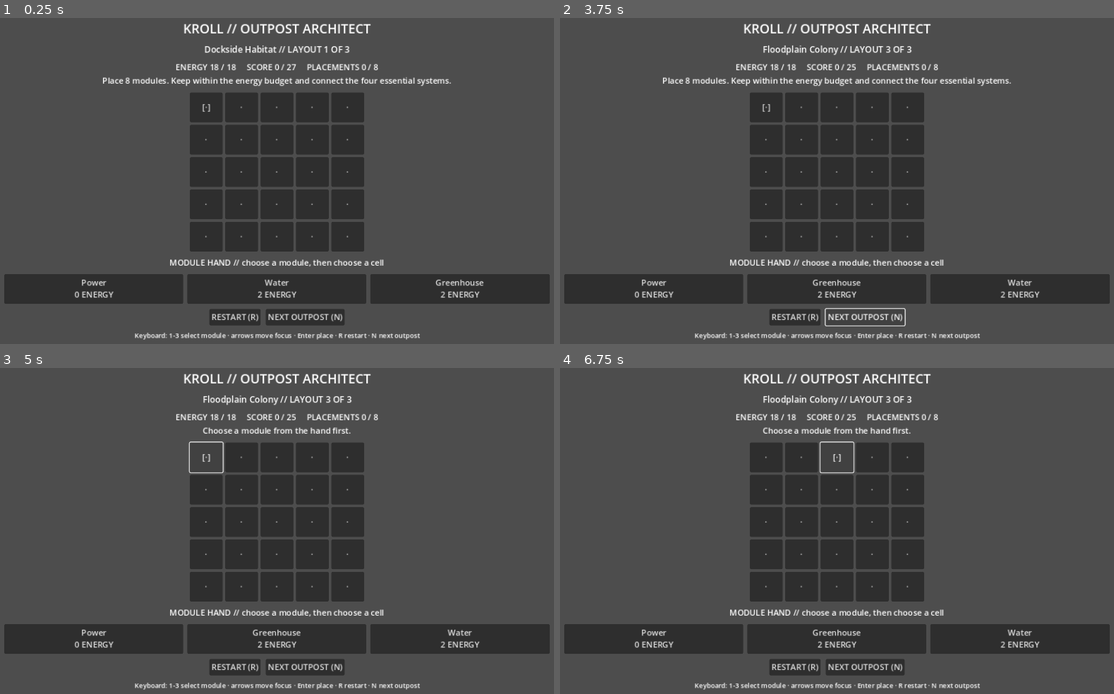
Above: before the commit, frames 1-4 (two rows, left to right).
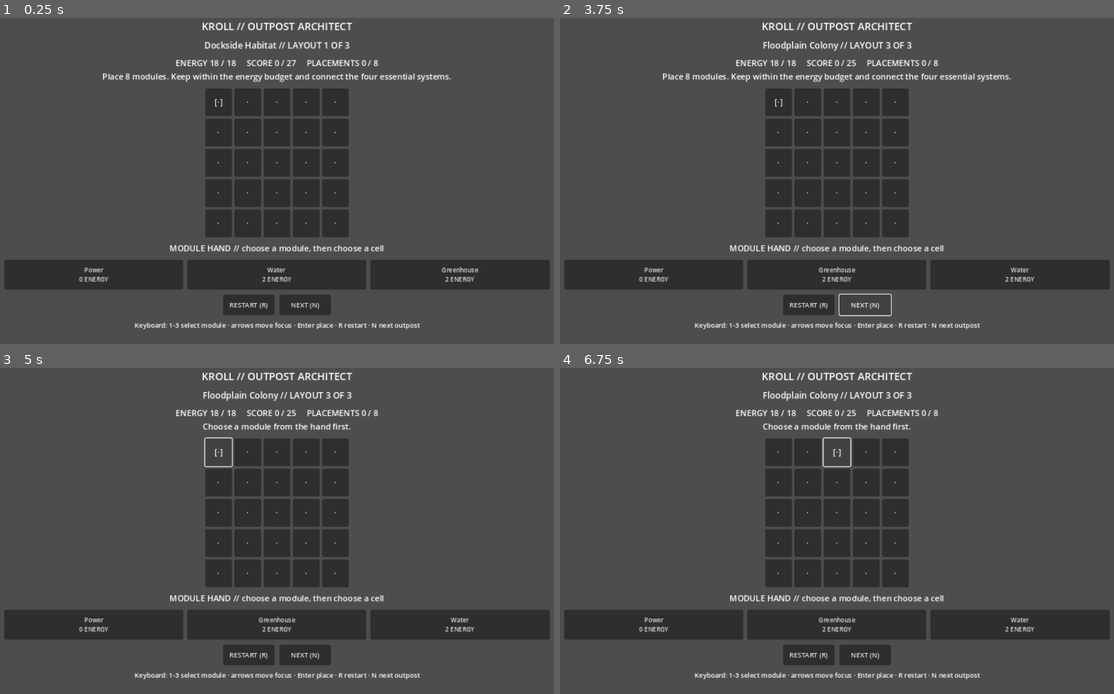
Above: after the commit, the same moments.

Repository: qaqp980520-prog/2126-Survival
Game: Godot game, scene res://main.tscn
Same seed, same stepped clock (60 frames per second), same inputs: the game is played once before the commit and once after it.
Inputs:
- Up to frame 1 (0.25 s): no input
- Up to frame 2 (3.75 s): click "RESTART (R)" at 0.5 s; click "RESTART (R)" at 1.25 s; click "RESTART (R)" at 2 s; click "NEXT OUTPOST (N)" (after the commit: "NEXT (N)") at 2.75 s; click "NEXT OUTPOST (N)" (after the commit: "NEXT (N)") at 3.5 s
- Up to frame 3 (5 s): click "[·]" at 4.25 s
- Up to frame 4 (6.75 s): click "·" at 5 s; click "·" at 5.75 s; click "·" at 6.5 s

The runs differ from the first frame. In frame 1, 19% of the frame differs, in the area x 0-100%, y 1-99%; in frame 2, 19%; in frame 3, 19%; in frame 4, 19%.

Commit message:
Run 50: fit Outpost Architect controls on narrow mobile screens

Diff:
--- a/daily_games/KROLL_Outpost_Architect/main.gd
+++ b/daily_games/KROLL_Outpost_Architect/main.gd
@@ -38,7 +38,7 @@
 	var title := Label.new()
 	title.text = "KROLL // OUTPOST ARCHITECT"
 	title.horizontal_alignment = HORIZONTAL_ALIGNMENT_CENTER
-	title.add_theme_font_size_override("font_size", 25)
+	title.add_theme_font_size_override("font_size", 20)
 	content.add_child(title)
 
 	layout_label = Label.new()
@@ -63,7 +63,7 @@
 	board_center.add_child(board_grid)
 	for cell_index in range(Rules.BOARD_CELLS):
 		var cell_button := Button.new()
-		cell_button.custom_minimum_size = Vector2(64, 58)
+		cell_button.custom_minimum_size = Vector2(52, 54)
 		cell_button.size_flags_horizontal = Control.SIZE_EXPAND_FILL
 		cell_button.focus_mode = Control.FOCUS_ALL
 		cell_button.pressed.connect(_on_board_pressed.bind(cell_index))
@@ -81,7 +81,8 @@
 	content.add_child(hand_row)
 	for card_index in range(Rules.HAND_SIZE):
 		var card_button := Button.new()
-		card_button.custom_minimum_size = Vector2(120, 58)
+		card_button.custom_minimum_size = Vector2(84, 58)
+		card_button.add_theme_font_size_override("font_size", 12)
 		card_button.size_flags_horizontal = Control.SIZE_EXPAND_FILL
 		card_button.pressed.connect(_on_hand_pressed.bind(card_index))
 		hand_row.add_child(card_button)
@@ -94,11 +95,15 @@
 
 	restart_button = Button.new()
 	restart_button.text = "RESTART (R)"
+	restart_button.custom_minimum_size = Vector2(100, 40)
+	restart_button.add_theme_font_size_override("font_size", 13)
 	restart_button.pressed.connect(_restart)
 	controls.add_child(restart_button)
 
 	next_button = Button.new()
-	next_button.text = "NEXT OUTPOST (N)"
+	next_button.text = "NEXT (N)"
+	next_button.custom_minimum_size = Vector2(100, 40)
+	next_button.add_theme_font_size_override("font_size", 13)
 	next_button.pressed.connect(_next_layout)
 	controls.add_child(next_button)
 
